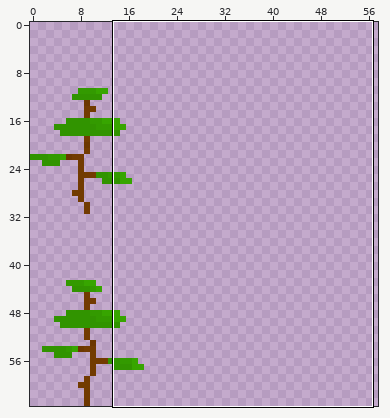
Sprite sheet, stored at CatAttackUnityProject/Assets/Sprites/Vegetation/Saplings/ForestSaplings.png. The first picture is a wide view before the edit; the outline marks the close-up.
Close-up. Before the commit:
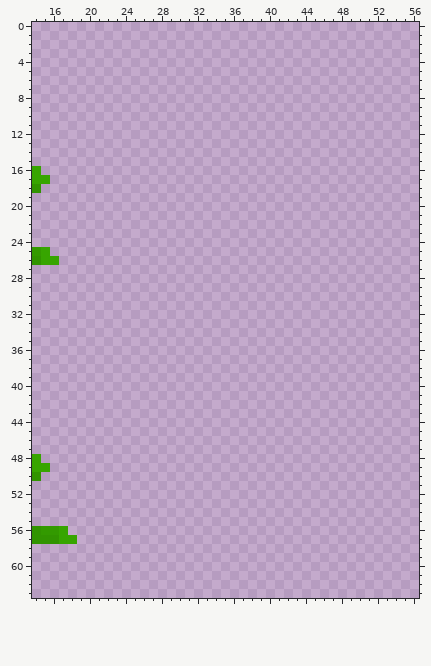
The file is 256x64 pixels. Colours within 5 levels of each other are drawn and written as one. Shown: x 14..56, y 0..63. The wide view leaves out empty margins.
Now the later version:
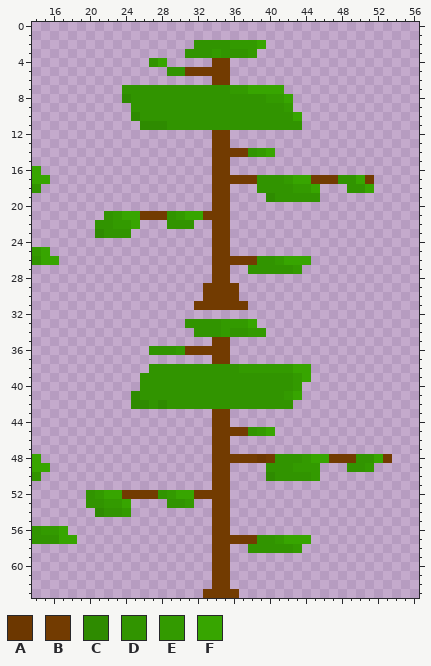
Palette (. is transparent): A #6c3700  B #723b01  C #2e8b00  D #319400  E #339a00  F #37a500
Log entry: Forest Saplings sprite sheet added large Platform tree sapling
Difference:
Changed rows in their new state; - is an unchanged pixel.
first column x 20:
 2 ------------DDDDEEEF--------------
 3 -----------DDDEDDDE---------------
 4 -------DF-----BB------------------
 5 ---------DDBBBBB------------------
 6 --------------BB------------------
 7 ----DDDDDDDDDDDDEEFFFF------------
 8 ----CDDDDDDDDDDDDDDDEEF-----------
 9 -----DDDDDDDDDDDDDDDDDE-----------
10 -----CDDDDDDDDDDDDDDDDDF----------
11 ------CCCDDDDDDDDDDDDDDD----------
12 --------------BB------------------
13 --------------BB------------------
14 --------------BBBBDEF-------------
15 --------------BB------------------
16 --------------BB------------------
17 --------------BBBBBDDDEFFBBBDDFB--
18 --------------BB---DDDDEEF---DDF--
19 --------------BB----CDDDDD--------
20 --------------BB------------------
21 --DEFFBBBDEFFBBB------------------
22 -DDEEF---DDD--BB------------------
23 -CDDD---------BB------------------
24 --------------BB------------------
25 --------------BB------------------
26 --------------BBBBBDDEFFF---------
27 --------------BB--DDDDDE----------
28 --------------BB------------------
29 -------------BBBB-----------------
30 -------------BBBB-----------------
31 ------------BBBBBB----------------
33 -----------DDDDEEEF---------------
34 ------------DDDEDDEE--------------
35 --------------BB------------------
36 -------DDDEBBBBB------------------
37 --------------BB------------------
38 -------DDDDDDDDDDEEEEEEFF---------
39 ------DDDDDDDDDDDDDDDDDEF---------
40 ------DDDDDDDDDDDDDDDDDE----------
41 -----CDDDDDDDDDDDDDDDDEF----------
42 -----CCDCDDDDDDDDDDDDDD-----------
43 --------------BB------------------
44 --------------BB------------------
45 --------------BBBBDEF-------------
46 --------------BB------------------
47 --------------BB------------------
48 --------------BBBBBABDDDEFFBBBDDFB
49 --------------BB----DDDEEE---DDE--
50 --------------BB----CDDDDE--------
51 --------------BB------------------
52 DEFFBBBBDEFFBBBB------------------
53 DDEEF----DDE--BB------------------
54 -CDDE---------BB------------------
55 --------------BB------------------
56 --------------BB------------------
57 --------------BBBBBDDEFFF---------
58 --------------BB--DDDDDE----------
59 --------------BB------------------
60 --------------BB------------------
61 --------------BB------------------
62 --------------BB------------------
63 -------------BBBB-----------------
